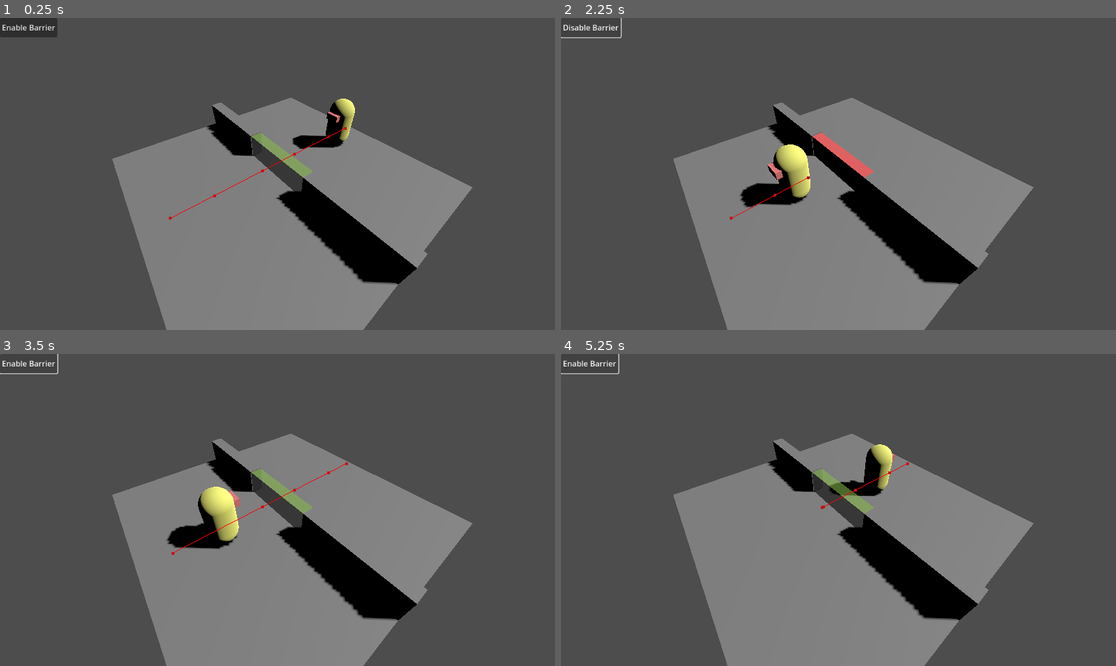
Above: before the commit, frames 1-4 (two rows, left to right).
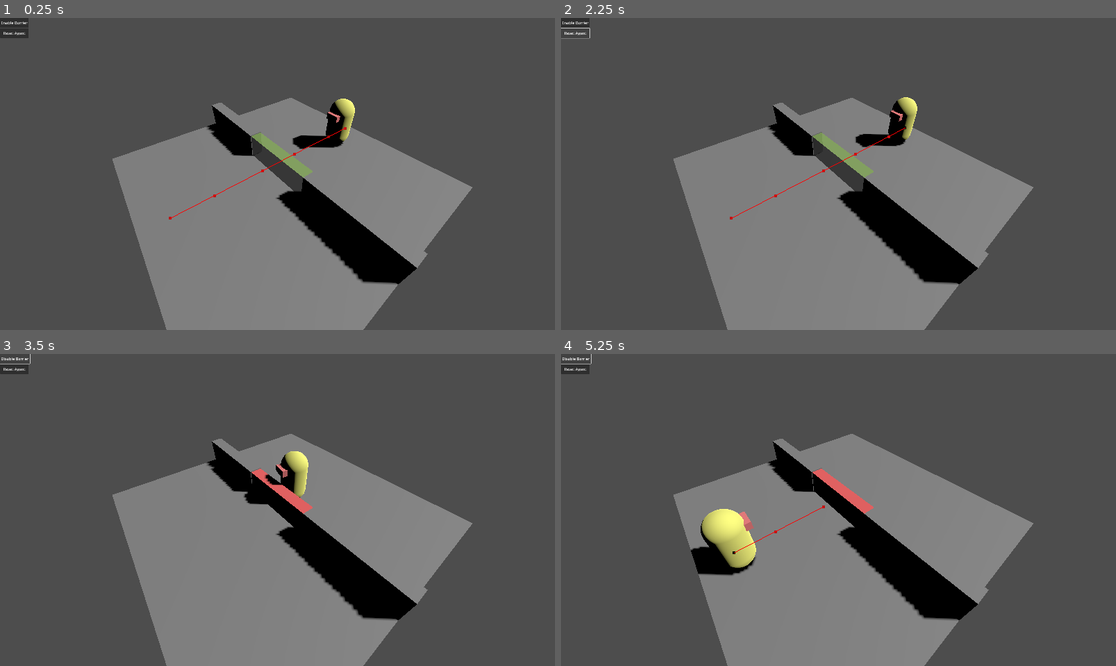
Above: after the commit, the same moments.

Repository: wjagodfrey/godot_4_2_beta1_navigation_link_toggle
Game: Godot game, scene res://main.tscn
Two runs of this game, one before a commit and one after it. Both use one fixed random seed, a clock stepped at 60 frames per second and the inputs below.
Inputs:
- Up to frame 1 (0.25 s): no input
- Up to frame 2 (2.25 s): click "Enable Barrier" at 0.5 s; click "Disable Barrier" at 1.25 s; click "Enable Barrier" (after the commit: "Reset Agent") at 2 s
- Up to frame 3 (3.5 s): click "Disable Barrier" (after the commit: "Enable Barrier") at 2.75 s
- Up to frame 4 (5.25 s): click "Enable Barrier" (after the commit: "Disable Barrier") at 3.5 s; click "Disable Barrier" (after the commit: "Enable Barrier") at 4.25 s

The runs differ from the first frame. In frame 1, 0.4% of the frame differs, in the area x 0-11%, y 0-7%; in frame 2, 3.5%; in frame 3, 3.5%; in frame 4, 3.9%, in the area x 0-63%, y 0-72%.

Commit message:
feat: Allow reset of agent in-game.

Diff:
--- a/Agent.gd
+++ b/Agent.gd
@@ -8,16 +8,13 @@
 	set(x):
 		walk = x
 		if not walk:
-			global_position = target_1.global_position
-			global_rotation = Vector3.ZERO
+			reset_agent()
 
 @export_group("Controls")
-@warning_ignore("UNUSED_PRIVATE_CLASS_VARIABLE")
-@export var _set_target_1: bool:
+@warning_ignore("UNUSED_PRIVATE_CLASS_VARIABLE") @export var _set_target_1: bool:
 	set(_x):
 		nav_agent.target_position = target_1.global_position
-@warning_ignore("UNUSED_PRIVATE_CLASS_VARIABLE")
-@export var _set_target_2: bool:
+@warning_ignore("UNUSED_PRIVATE_CLASS_VARIABLE") @export var _set_target_2: bool:
 	set(_x):
 		nav_agent.target_position = target_2.global_position
 
@@ -25,6 +22,7 @@
 @export var target_1: Marker3D
 @export var target_2: Marker3D
 @export var nav_agent: NavigationAgent3D
+@export var reset_agent_button: Button
 @export var speed: float = 1
 
 
@@ -32,6 +30,7 @@
 	if Engine.is_editor_hint():
 		return
 	walk = true
+	reset_agent_button.pressed.connect(reset_agent)
 
 
 func _physics_process(_delta):
@@ -65,3 +64,8 @@
 		nav_agent.target_position = target_2.global_position
 	elif abs(global_position.x - target_2.global_position.x) < EPSILON:
 		nav_agent.target_position = target_1.global_position
+
+
+func reset_agent():
+	global_position = target_1.global_position
+	global_rotation = Vector3.ZERO
--- a/main.tscn
+++ b/main.tscn
@@ -127,13 +127,14 @@
 [node name="Target2" type="Marker3D" parent="Targets"]
 transform = Transform3D(1, 0, 0, 0, 1, 0, 0, 0, 1, -4, 0, 0)
 
-[node name="Agent" type="CharacterBody3D" parent="." node_paths=PackedStringArray("target_1", "target_2", "nav_agent")]
+[node name="Agent" type="CharacterBody3D" parent="." node_paths=PackedStringArray("target_1", "target_2", "nav_agent", "reset_agent_button")]
 transform = Transform3D(1, 0, 0, 0, 1, 0, 0, 0, 1, 4, 0, 0)
 velocity = Vector3(2.99999, 0, 0.00386536)
 script = ExtResource("1_yjfuv")
 target_1 = NodePath("../Targets/Target1")
 target_2 = NodePath("../Targets/Target2")
 nav_agent = NodePath("NavigationAgent3D")
+reset_agent_button = NodePath("Button")
 speed = 3.0
 
 [node name="CollisionShape3D" type="CollisionShape3D" parent="Agent"]
@@ -151,3 +152,9 @@
 [node name="MeshInstance3D2" type="MeshInstance3D" parent="Agent"]
 transform = Transform3D(1, 0, 0, 0, 1, 0, 0, 0, 1, 0, 1.41782, -0.501362)
 mesh = SubResource("BoxMesh_swdno")
+
+[node name="Button" type="Button" parent="Agent"]
+offset_top = 43.0
+offset_right = 119.0
+offset_bottom = 83.0
+text = "Reset Agent"
--- a/project.godot
+++ b/project.godot
@@ -15,6 +15,11 @@
 config/features=PackedStringArray("4.2", "Forward Plus")
 config/icon="res://icon.svg"
 
+[display]
+
+window/size/viewport_width=2304
+window/size/viewport_height=1296
+
 [dotnet]
 
 project/assembly_name="godot_4_2_beta1_navigation_link_toggle"
